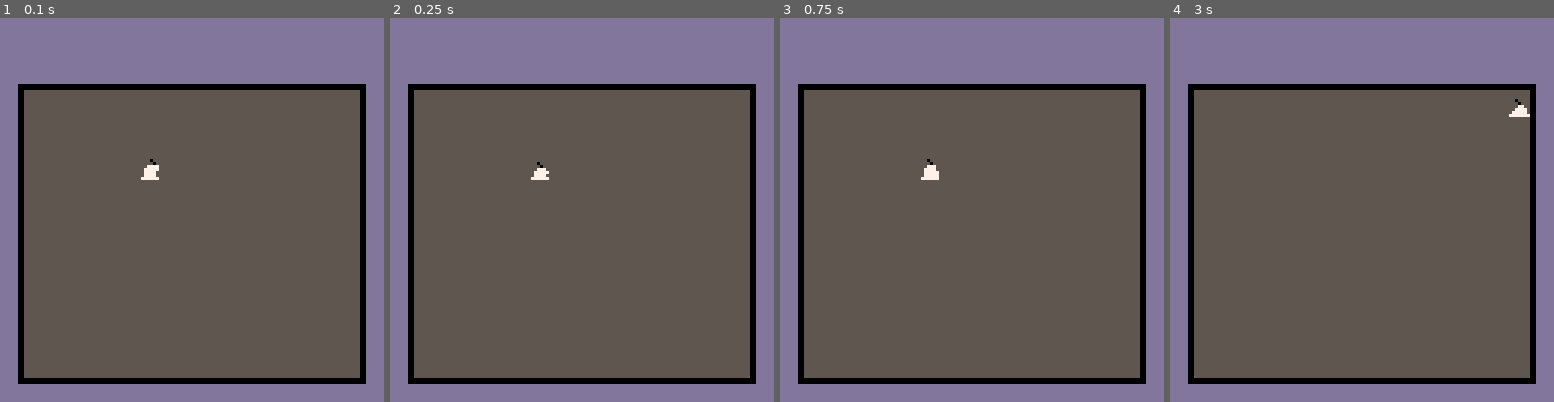
Above: before the commit, frames 1-4 (left to right).
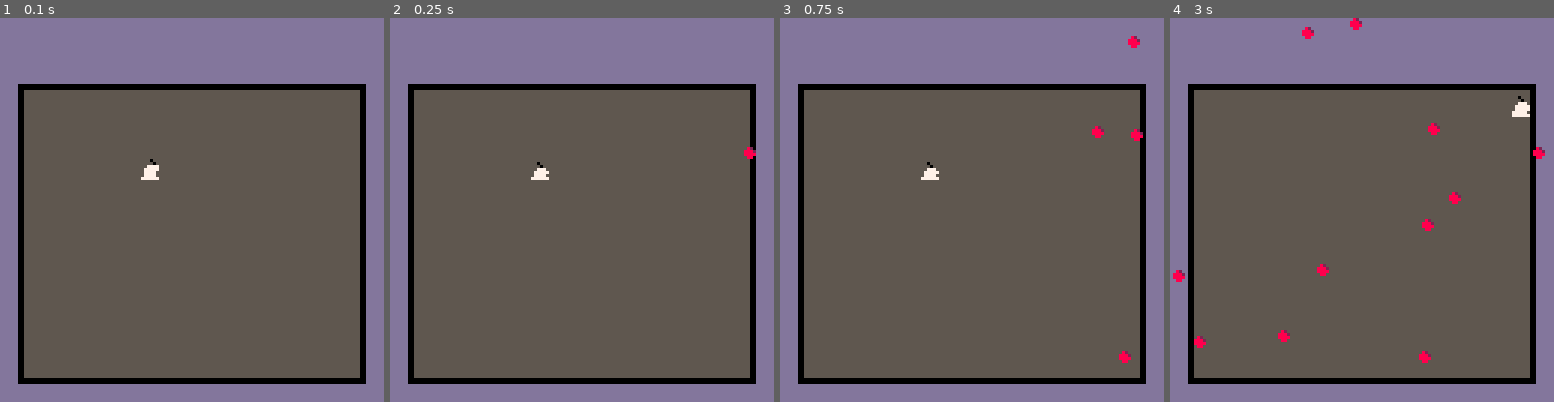
Above: after the commit, the same moments.

Repository: ckrinitsin/wick-dodge
Game: PICO-8 cartridge wick-dodge.p8
Same seed, same stepped clock (60 frames per second), same inputs: the game is played once before the commit and once after it.
Inputs:
- Up to frame 1 (0.1 s): no input
- Up to frame 2 (0.25 s): no input
- Up to frame 3 (0.75 s): no input
- Up to frame 4 (3 s): hold Right 1.6-2.1 s; hold Up 2.15-2.42 s; hold Right from 2.47 s (still down)

Frame 1 is identical in both runs. In frame 2, less than 0.1% of the frame differs, in the area x 92-96%, y 33-37%; in frame 3, 0.3%; in frame 4, 0.9%, in the area x 0-98%, y 0-90%.

Commit message:
Add fireballs with collision

Diff:
--- a/wick-dodge.p8
+++ b/wick-dodge.p8
@@ -1,15 +1,19 @@
 pico-8 cartridge // http://www.pico-8.com
 version 43
 __lua__
-
 function _init()
+ fire_balls = {}
 	palt(12, true)
 	palt(0, false)
  music(0)
 end
 
 function _update()
+ for fb in all(fire_balls) do
+  fb:update()
+ end
  player_update()
+ add_fire_ball()
 end
 
 function _draw()
@@ -18,6 +22,9 @@
 	spr(player.sprite,
 	 player.posx-player.radius,
 	 player.posy-player.radius)
+	for fb in all(fire_balls) do
+	 fb:draw()
+	end
 end
 -->8
 player = {
@@ -29,6 +36,7 @@
  vel_loose = 0.75,
  timing = 0.20,
  sprite = 17,
+ sprite_end = 20,
  hitbox_radius = 2,
  radius = 4,
 }
@@ -36,6 +44,10 @@
 function player_update()
 	input()
  movement()
+ if collision_fire_balls() then
+  stop()
+ end
+
 	animate()
 end
 
@@ -48,6 +60,16 @@
 
 function map_collision(x,y,flag)
  return fget(mget(x,y),flag)
+end
+
+function collision_fire_balls()
+ local tolerance = 3
+ for fb in all(fire_balls) do
+  if abs(player.posx-fb.posx) < tolerance
+   and abs(player.posy-fb.posy) < tolerance
+   then return true end
+ end
+ return false
 end
 
 function border_collision()
@@ -73,7 +95,49 @@
 
 function animate()
  player.sprite+=player.timing
- if player.sprite >= 22 then player.sprite = 17 end
+ if player.sprite >= player.sprite_end then player.sprite = 17 end
+end
+-->8
+spawn_rate=0.25
+spawn_timer=0
+
+function get_spawn_position()
+ pos=rnd(128*4)
+ if pos < 128 then
+  return pos, 0-10
+ elseif pos < 256 then
+  return 128-10, pos-128
+ elseif pos < 384 then
+  return pos-256, 128-10
+ else return 0-10, pos-384
+ end
+end
+
+function get_direction()
+ angle=rnd(1)*6.28318530
+ return cos(angle),sin(angle)
+end
+
+function add_fire_ball()
+ spawn_timer+=spawn_rate
+ if spawn_timer < 1 then return end
+ spawn_timer=0
+ local x,y=get_spawn_position()
+ local dx,dy=get_direction()
+ add(fire_balls, {
+  posx=x,
+  posy=y,
+  velx=dx,
+  vely=dy,
+  radius=2,
+  draw=function(self)
+   spr(33,self.posx-self.radius,self.posy-self.radius)
+  end,
+  update=function(self)
+   self.posx+=self.velx
+   self.posy+=self.vely
+  end,
+ })
 end
 __gfx__
 000000006665566666605666d0ddd0dd6566656655555555dddddd0000dddddddddddddd00000000dddddd0000dddddddddddddddddddddddddddddd00000000
@@ -84,14 +148,14 @@
 0070070066665566666d55660d000d005555555555555555dddddd0000dddddddddddddddddddddddddddddddddddddddddddddddddddddddddddddd00000000
 000000006556666665566666d0ddd0dd6665666555555555dddddd0000dddddd00000000dddddddddddddddddddddddd00dddddddddddd00dddddddd00000000
 0000000066666655666666550d000d005555555555555555dddddd0000dddddd00000000dddddddddddddddddddddddd00dddddddddddd00dddddddd00000000
-00000000cccccccccccccccccccccccccccccccccccccccc00000000000000000000000000000000000000000000000000000000000000000000000000000000
-00000000cccc0ccccccccccccccccccccc0cccccccc0cccc00000000000000000000000000000000000000000000000000000000000000000000000000000000
-00000000ccccc0ccccc0cccccc0cccccccc0cccccccc0ccc00000000000000000000000000000000000000000000000000000000000000000000000000000000
-00000000ccc7777ccccc0cccccc0ccccccc77cccccc777cc00000000000000000000000000000000000000000000000000000000000000000000000000000000
-00000000cc77777cccc777ccccc77ccccc7777cccc7777cc00000000000000000000000000000000000000000000000000000000000000000000000000000000
-00000000cc7777cccc77777ccc7777ccc77777cccc77777c00000000000000000000000000000000000000000000000000000000000000000000000000000000
-00000000cc7777cccc7777ccc77777ccc77777cccc77777c00000000000000000000000000000000000000000000000000000000000000000000000000000000
-00000000c777777cc777777c7777777c7777777cc777777c00000000000000000000000000000000000000000000000000000000000000000000000000000000
+00000000cccccccccccccccccccccccc000000000000000000000000000000000000000000000000000000000000000000000000000000000000000000000000
+00000000cccc0cccccccccccccc0cccc000000000000000000000000000000000000000000000000000000000000000000000000000000000000000000000000
+00000000ccccc0ccccc0cccccccc0ccc000000000000000000000000000000000000000000000000000000000000000000000000000000000000000000000000
+00000000ccc7777ccccc0cccccc777cc000000000000000000000000000000000000000000000000000000000000000000000000000000000000000000000000
+00000000cc77777cccc777cccc77777c000000000000000000000000000000000000000000000000000000000000000000000000000000000000000000000000
+00000000cc7777cccc77777ccc77777c000000000000000000000000000000000000000000000000000000000000000000000000000000000000000000000000
+00000000cc7777cccc7777ccc77777cc000000000000000000000000000000000000000000000000000000000000000000000000000000000000000000000000
+00000000c777777cc777777cc777777c000000000000000000000000000000000000000000000000000000000000000000000000000000000000000000000000
 0000000ccccccccc0000000000000000000000000000000000000000000000000000000000000000000000000000000000000000000000000000000000000000
 0000000ccccccccc0000000000000000000000000000000000000000000000000000000000000000000000000000000000000000000000000000000000000000
 0000000cccc82ccc0000000000000000000000000000000000000000000000000000000000000000000000000000000000000000000000000000000000000000
